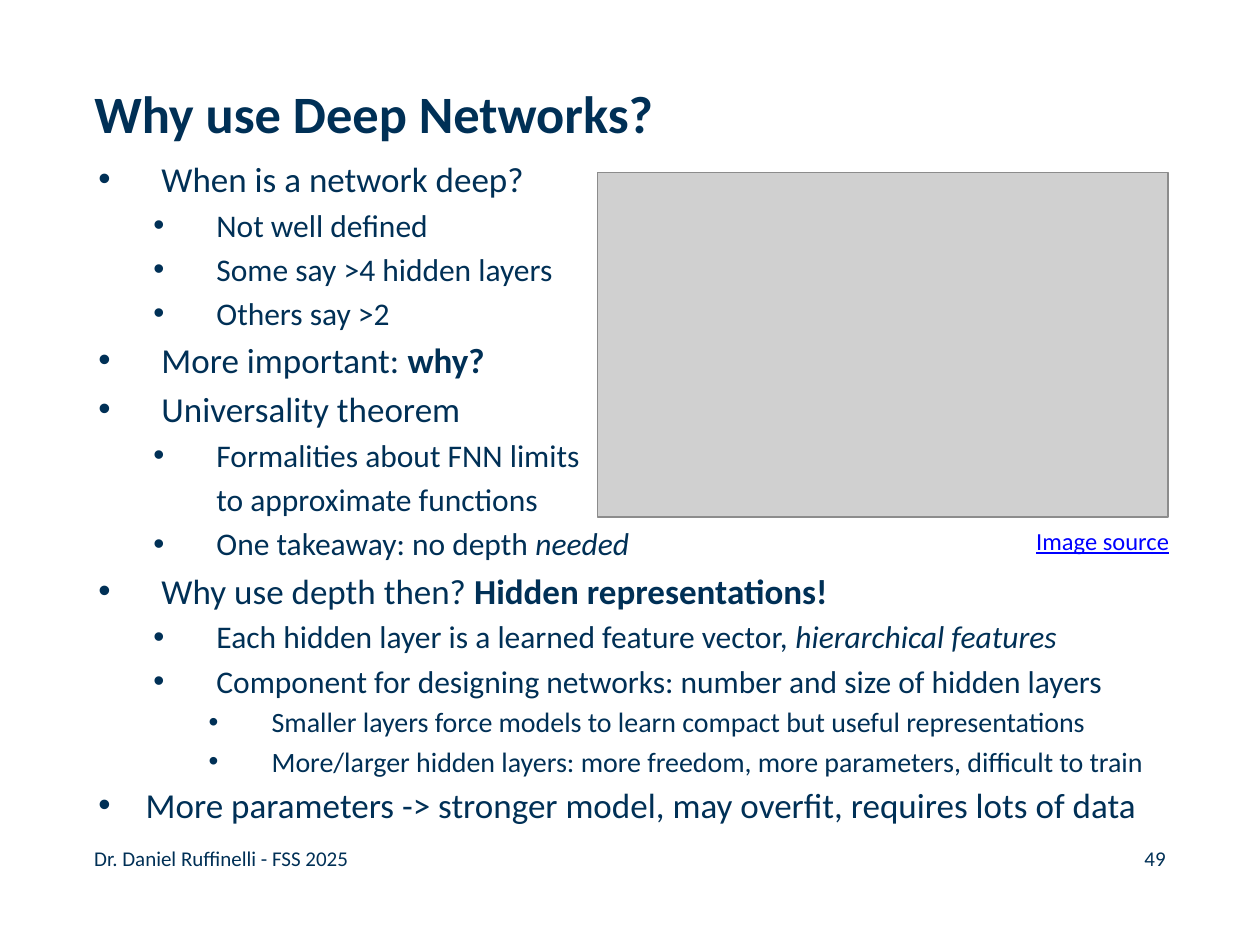
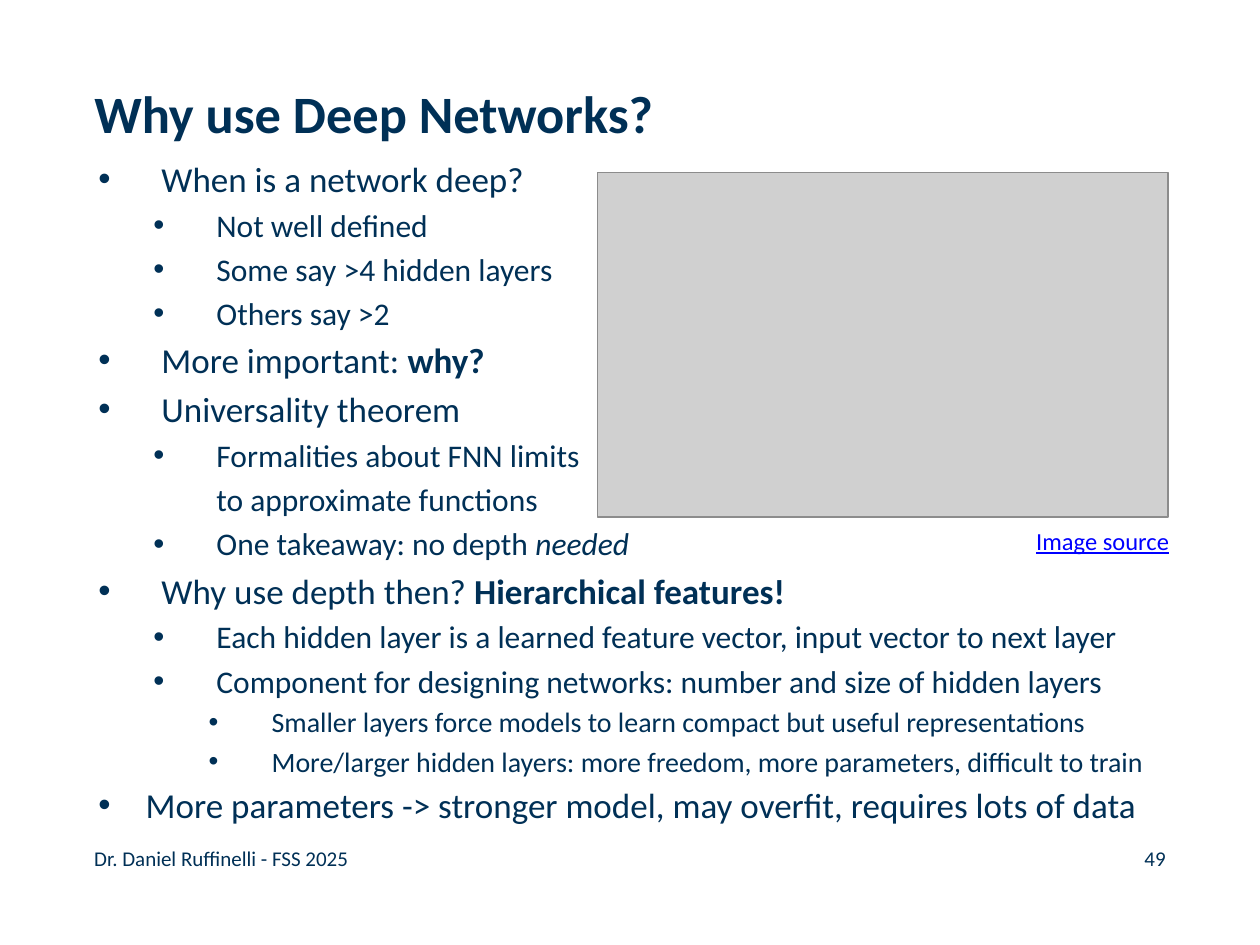
Before and after one commit to rufex2001/teaching_llms, a slide deck: slide 49 of lectures/02_ml_dl_word_embeddings/02_ml_dl_word_embeddings.pptx. Drawn at 1260x945 pixels with LibreOffice and Linux fonts; fonts in the diff are those of the drawing; grey boxes stand for pictures; background and template pictures are left out. Boxes give left, top, right and bottom in pixels: in the first picture for what was removed or moved away, otherwise in the second. Text is boxed around its words. In the diff, an @@ line names an element or a change of style, - is before the commit and + after.

```diff
--- a/lectures/02_ml_dl_word_embeddings/02_ml_dl_word_embeddings.pptx
+++ b/lectures/02_ml_dl_word_embeddings/02_ml_dl_word_embeddings.pptx
@@ text at (x1=161, y1=579, x2=1116, y2=653): text changed @@
-• Why use depth then? Hidden representations!
-  • Each hidden layer is a learned feature vector, hierarchical features
+• Why use depth then? Hierarchical features!
+  • Each hidden layer is a learned feature vector, input vector to next layer
```
Also in this commit, not shown: 1 other slide changed, 1 other file.
